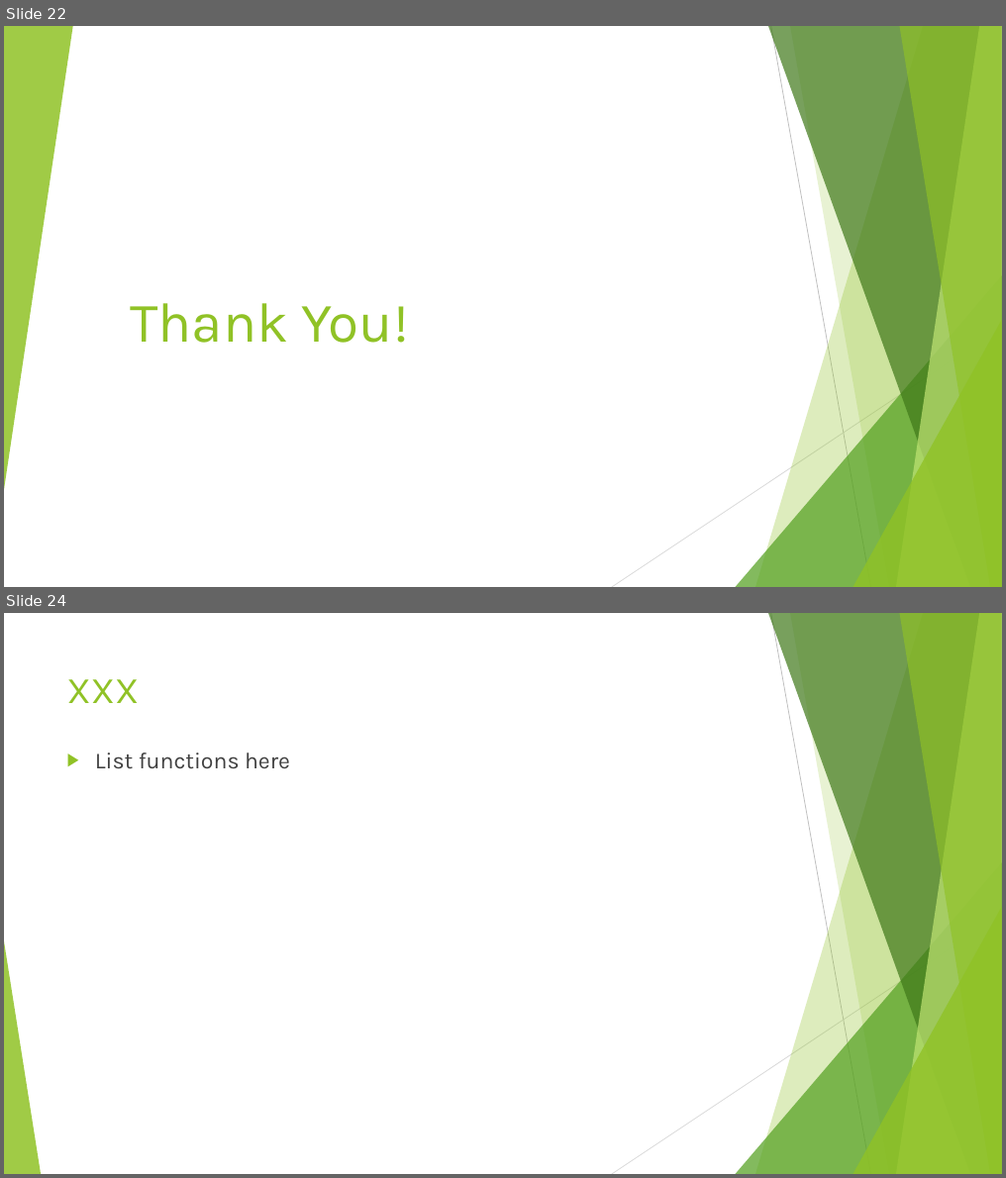
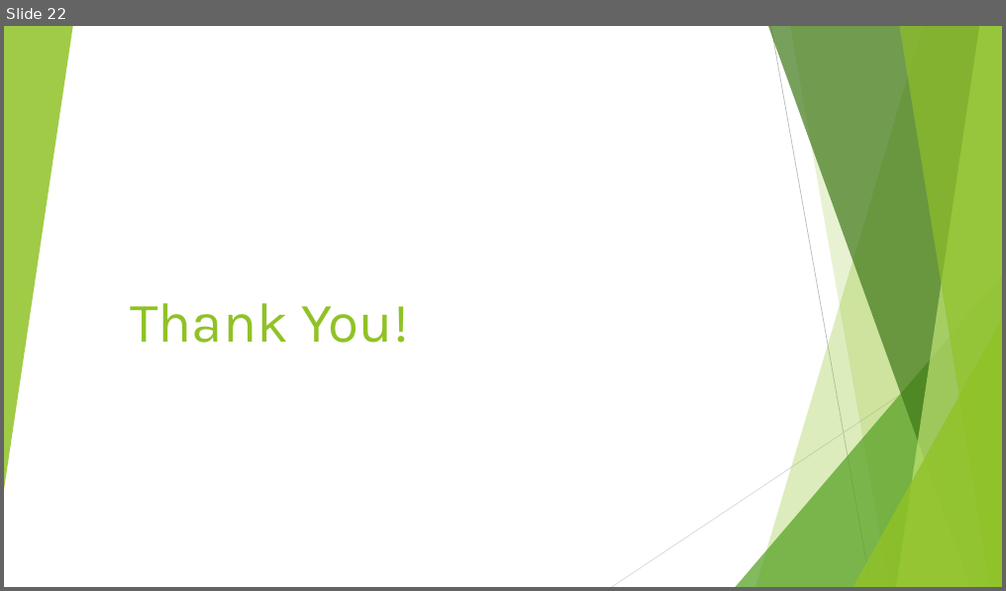
Before and after one commit to seanscott1991/Duke_SQL4DQA, a slide deck: Slides/Week 4 Lecture Slides.pptx. Shown one above the other, each under a label of ours: slides 22 and 24 before the commit, slide 22 after it; the slides between them are not shown. The pictures are 1006x1178 and 1006x591 pixels, drawn with LibreOffice and Linux fonts; fonts in the diff are those of the drawing. Boxes give left, top, right and bottom in pixels: in the first picture for what was removed or moved away, otherwise in the second. Text is boxed around its words. In the diff, an @@ line names an element or a change of style, - is before the commit and + after.

```diff
--- a/Slides/Week 4 Lecture Slides.pptx
+++ b/Slides/Week 4 Lecture Slides.pptx
@@ slide 24 removed at box(4, 613, 1002, 1174), background #FFFFFF; not listed: 9 template elements that a slide beside it also shows @@
@@ title removed at box(67, 679, 140, 703) @@
-XXX
@@ text removed at box(95, 753, 290, 769) @@
-▶ List functions here
@@ triangle removed at box(4, 942, 41, 1174) @@
```
Also in this commit, not shown: 1 other slide removed.
